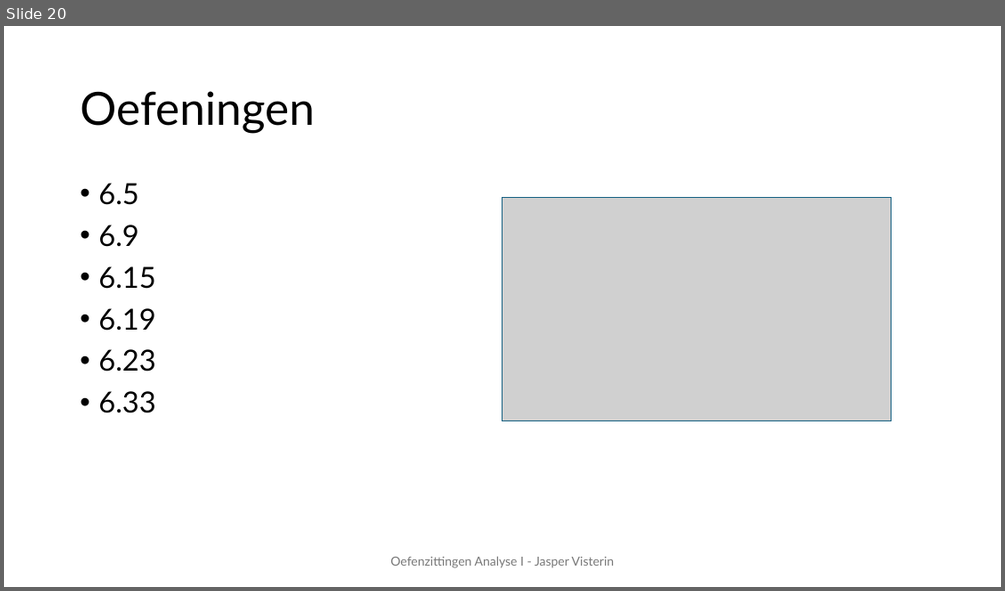
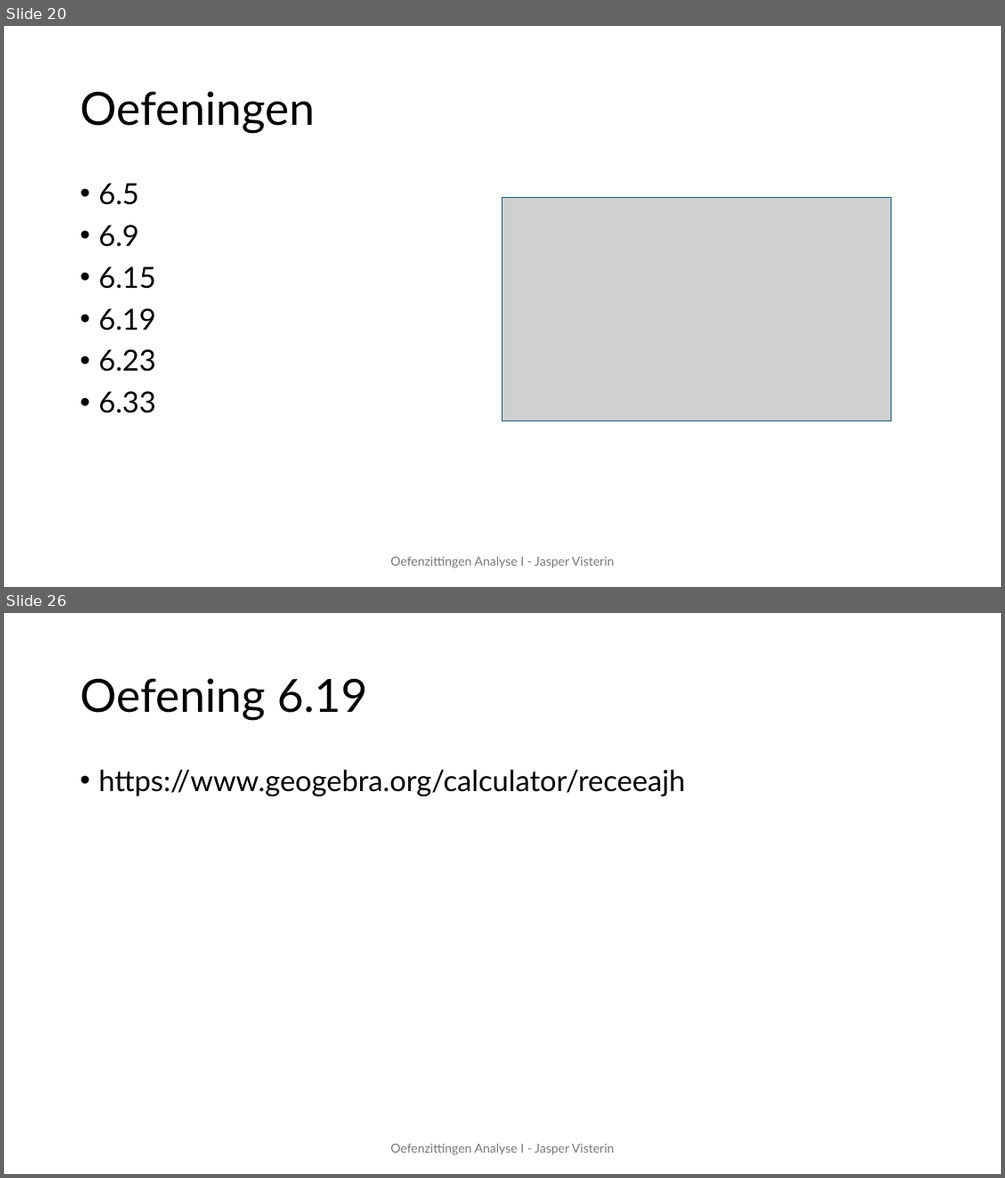
Before and after one commit to JasperVisterin/JasperVisterin.github.io, a slide deck: files/Oefenzitting 5.pptx. Shown one above the other, each under a label of ours: slide 20 before the commit, slides 20 and 26 after it; the slides between them are not shown. The pictures are 1005x591 and 1005x1178 pixels, drawn with LibreOffice and Linux fonts; fonts in the diff are those of the drawing; grey boxes stand for pictures. Boxes give left, top, right and bottom in pixels: in the first picture for what was removed or moved away, otherwise in the second. Text is boxed around its words. In the diff, an @@ line names an element or a change of style, - is before the commit and + after.

Commit message:
Oefenzitting 5 met hints en opl

```diff
--- a/files/Oefenzitting 5.pptx
+++ b/files/Oefenzitting 5.pptx
@@ slide 26 added at [4,613,1001,1174], background #FFFFFF @@
@@ title added at [80,678,367,720], 44 pt, text #000000 @@
+Oefening 6.19
@@ text added at [98,770,685,796], 28 pt, text #000000 @@
+• https://www.geogebra.org/calculator/receeajh
@@ text added at [390,1143,614,1155], 12 pt, text #797979 @@
+Oefenzittingen Analyse I - Jasper Visterin
```
Also in this commit, not shown: 1 slide changed, 8 other slides added.
